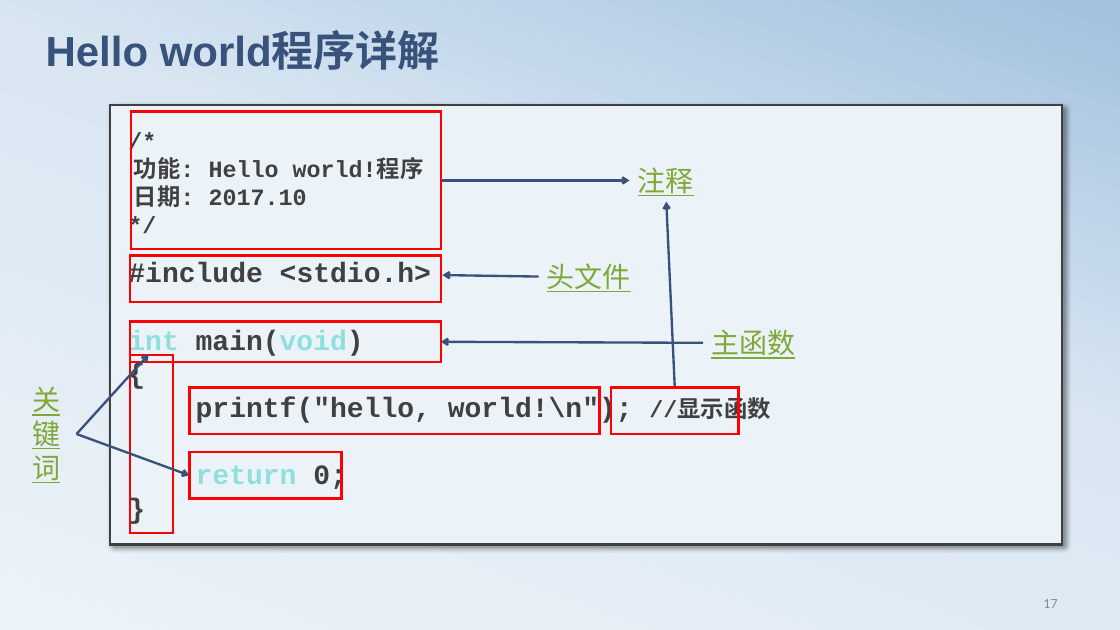
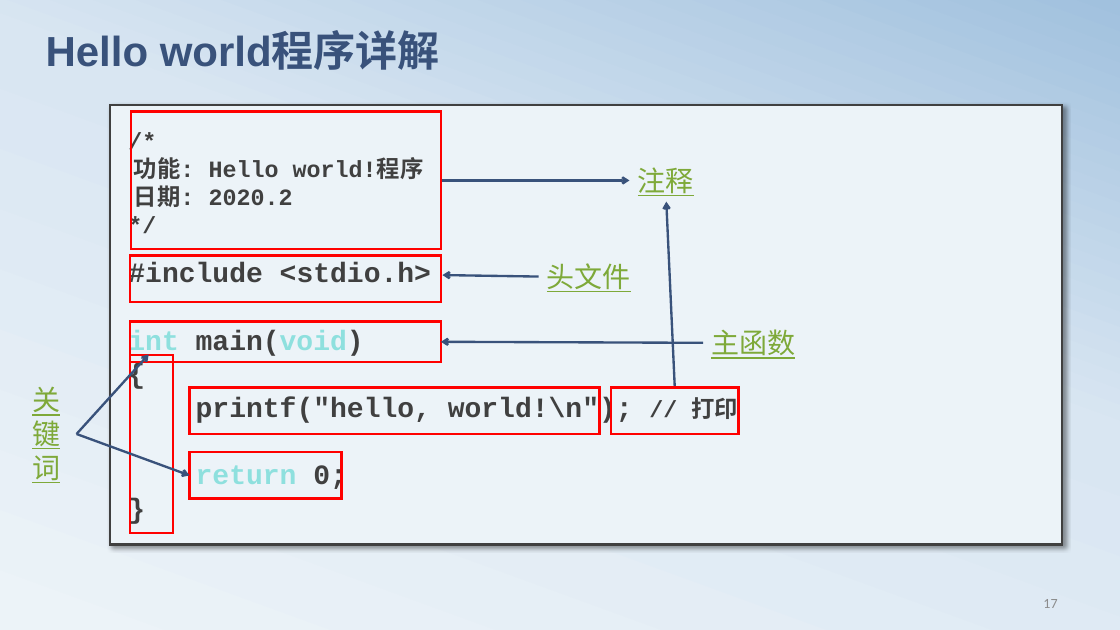
Before and after one commit to edu2act/course-C, a slide deck: slide 18 of materials/slides/chapt01.pptx. Drawn at 1120x630 pixels with LibreOffice and Linux fonts; fonts in the diff are those of the drawing. Boxes give left, top, right and bottom in pixels: in the first picture for what was removed or moved away, otherwise in the second. Text is boxed around its words. In the diff, an @@ line names an element or a change of style, - is before the commit and + after.

```diff
--- a/materials/slides/chapt01.pptx
+++ b/materials/slides/chapt01.pptx
@@ text in rectangle at (x1=134, y1=185, x2=293, y2=207): text changed @@
-日期: 2017.10
+日期: 2020.2
@@ text in rectangle at (x1=196, y1=393, x2=739, y2=425): text changed @@
-printf("hello, world!\n"); //显示函数
+printf("hello, world!\n"); // 打印
```
Also in this commit, not shown: 2 other slides changed, 5 other files.
